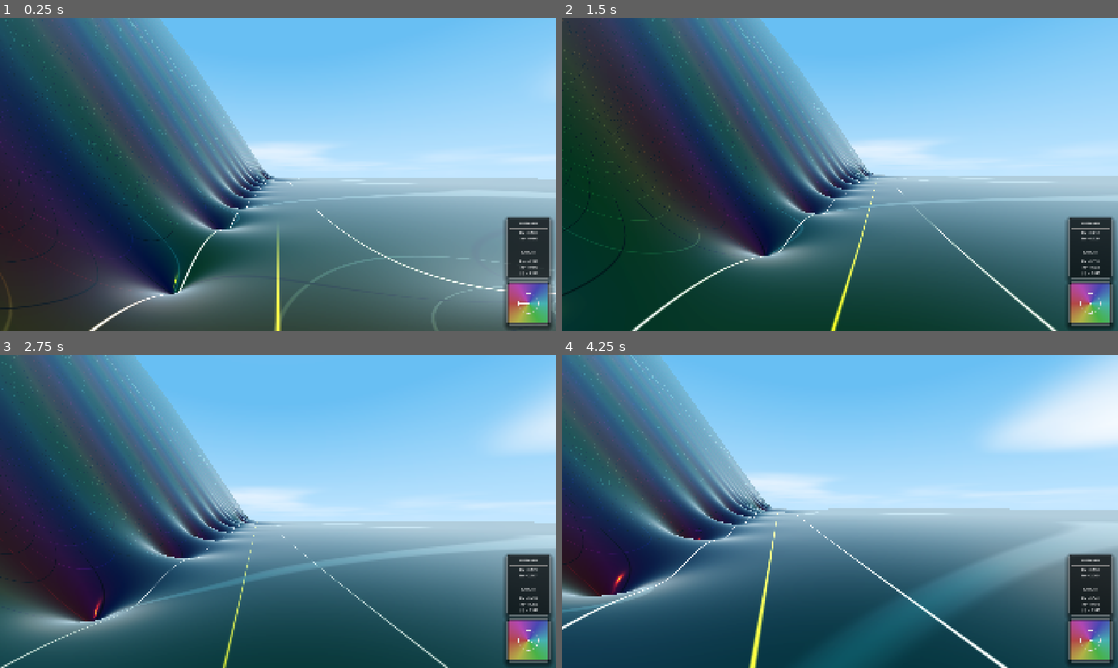
Above: before the commit, frames 1-4 (two rows, left to right).
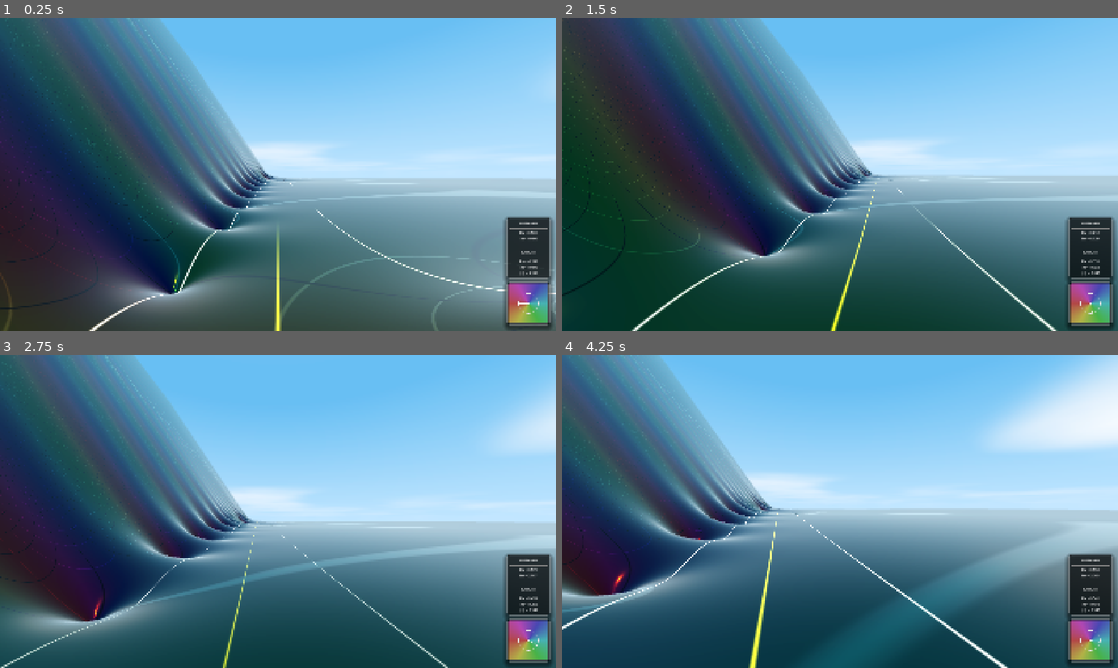
Above: after the commit, the same moments.

Repository: allanino/complex-functions-explorer
Game: Godot game, scene res://scenes/main.tscn
Same seed, same stepped clock (60 frames per second), same inputs: the game is played once before the commit and once after it.
Inputs (mouse positions are in pixels of both pictures, inside the frame that each line leads up to):
- Up to frame 1 (0.25 s): no input
- Up to frame 2 (1.5 s): tap Enter at 0.5 s; move the mouse to (867, 174) at 0.52 s; hold W (move_forward) from 0.53 s (still down); tap G at 0.6 s; tap Space at 0.77 s; move the mouse to (812, 174) at 1.27 s; tap N at 1.35 s
- Up to frame 3 (2.75 s): keep holding W (move_forward); tap Space at 1.52 s; move the mouse to (289, 505) at 2.02 s; tap C at 2.1 s
- Up to frame 4 (4.25 s): keep holding W (move_forward); move the mouse to (834, 517) at 2.77 s; tap Shift at 2.85 s; tap Space at 3.02, 3.77 s; move the mouse to (878, 514) at 3.52 s; hold Ctrl from 3.53 s (still down)

The runs differ from the first frame. In frame 1, 0.2% of the frame differs, in the area x 5-53%, y 0-89%; in frame 2, 0.2%; in frame 3, 0.2%; in frame 4, 0.3%, in the area x 3-43%, y 0-78%.

Commit message:
Change default AA

Diff:
--- a/scripts/field.gd
+++ b/scripts/field.gd
@@ -3,7 +3,7 @@
 
 static var iterations: int = 300
 static var terrain_detail: int = 1
-static var antialiasing_mode: int = 4
+static var antialiasing_mode: int = 1
 static var show_curves: bool = true
 static var show_critical_stripe: bool = true
 static var golden_hour: bool = false
